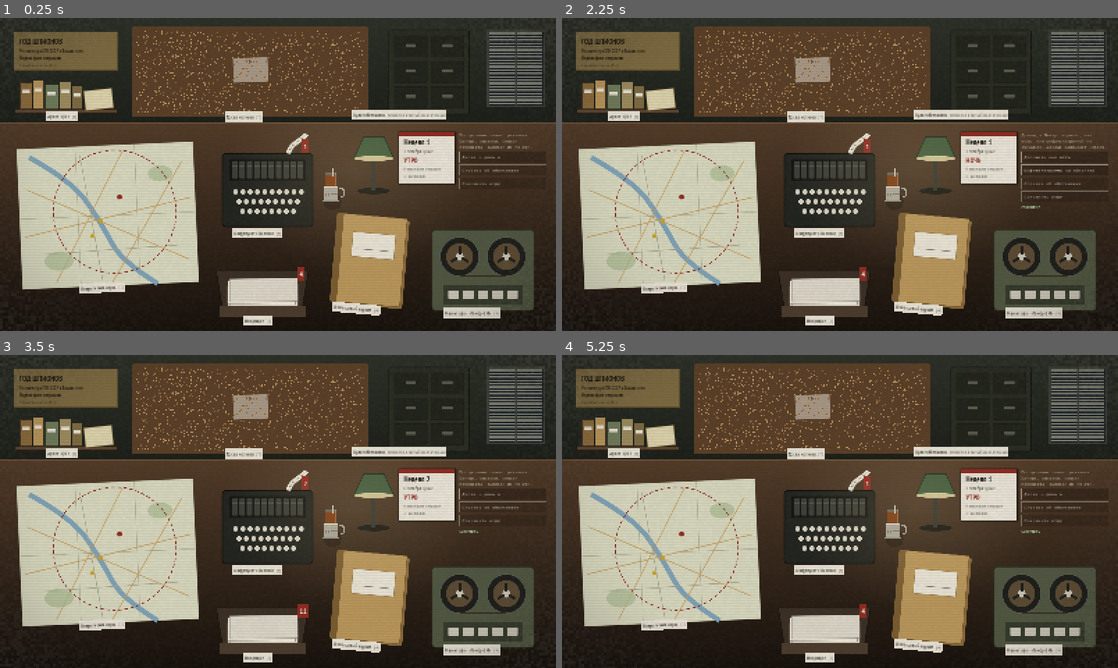
Above: before the commit, frames 1-4 (two rows, left to right).
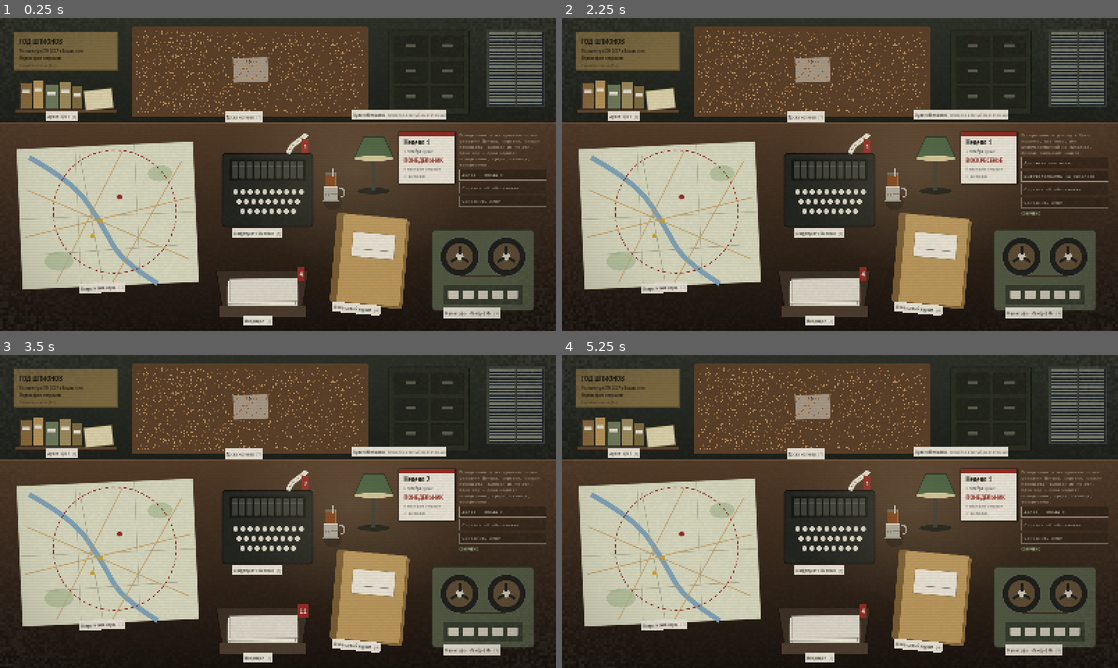
Above: after the commit, the same moments.

Repository: igorverevkin1992/kgb-game
Game: Godot game, scene res://ui/main.tscn
Two runs of this game, one before a commit and one after it. Both use one fixed random seed, a clock stepped at 60 frames per second and the inputs below.
Inputs (mouse positions are in pixels of both pictures, inside the frame that each line leads up to):
- Up to frame 1 (0.25 s): no input
- Up to frame 2 (2.25 s): click "Далее — день »" (after the commit: "Далее — среда »") at 0.5 s; click "Далее — вечер »" (after the commit: "Далее — пятница »") at 1.25 s; click "Далее — ночь »" (after the commit: "Далее — воскресенье »") at 2 s
- Up to frame 3 (3.5 s): click "Доложить как есть" at 2.75 s
- Up to frame 4 (5.25 s): click (628, 389) at 3.5 s; click "Начать заново…" at 4.25 s; click "Начать операцию заново" at 5 s

The runs differ from the first frame. In frame 1, 0.7% of the frame differs, in the area x 72-99%, y 37-61%; in frame 2, 0.9%, in the area x 72-99%, y 36-64%; in frame 3, 0.8%; in frame 4, 0.8%.

Commit message:
Время: части недели — понедельник, среда, пятница, воскресенье; дата на календаре по дню
Co-Authored-By: Claude Opus 5.5 <noreply@anthropic.com>
Claude-Session: https://claude.ai/code/session_01Wngqphuy3LvjXMeo2H9rdm

Diff:
--- a/engine/arrest_window.gd
+++ b/engine/arrest_window.gd
@@ -81,7 +81,7 @@
 	if not open(s, content):
 		return "«Окно арестов» закрыто"
 	if s.phase == "night":
-		return "Ночью меры уже исполняются — решайте утром, днём или вечером"
+		return "В воскресенье меры уже исполняются — решайте в понедельник, среду или пятницу"
 	var c := card(content, id)
 	if c.is_empty():
 		return "Такого дела нет в «Списке»"
--- a/engine/campaign.gd
+++ b/engine/campaign.gd
@@ -33,7 +33,10 @@
 const PHASES := ["morning", "day", "evening", "night"]
 const RISKS := ["sog_heat", "mole_hunt", "treasury", "moscow_pressure"]
 const NEXT_PHASE := {"morning": "day", "day": "evening", "evening": "night"}
-const PHASE_RU := {"morning": "утро", "day": "день", "evening": "вечер", "night": "ночь"}
+## Части недели — дни: понедельник (почта), среда (подготовка), пятница (выходы), воскресенье (доклад).
+const PHASE_RU := {"morning": "понедельник", "day": "среда", "evening": "пятница", "night": "воскресенье"}
+## Сдвиг дня части недели от понедельника (дата на календаре).
+const PHASE_DAY := {"morning": 0, "day": 2, "evening": 4, "night": 6}
 ## Названия мотивов для сообщений игроку (доска мотивов: Д/И/К/С).
 const AXIS_NAME_RU := {"money": "деньги", "ideology": "идеология", "compromise": "компромат", "ego": "самолюбие"}
 const IRONMAN_FLAG := "mode_ironman"
@@ -114,7 +117,7 @@
 	match action.type:
 		"advance_phase":
 			if not NEXT_PHASE.has(s.phase):
-				return _reject(state, "Ночью неделя закрывается докладом в Центр")
+				return _reject(state, "В воскресенье неделя закрывается докладом в Центр")
 			if s.meeting != null:
 				return _reject(state, "Идёт встреча: сделайте вербовочное предложение или прервите контакт")
 			if s.phase == "evening" and not s.planned_ops.is_empty():
@@ -129,7 +132,7 @@
 
 		"plan_op":
 			if s.phase != "day":
-				return _reject(state, "Выходы в город готовят днём, а сейчас %s" % phase_ru)
+				return _reject(state, "Выходы в город готовят в среду, а сейчас %s" % phase_ru)
 			if not available_ops(s, content).any(func(o): return o.op_id == action.op_id):
 				return _reject(state, "Мероприятие «%s» сейчас недоступно" % _op_title(content, action.op_id))
 			if s.planned_ops.size() >= int(content.balance.ops.per_week):
@@ -156,7 +159,7 @@
 
 		"cancel_op":
 			if s.phase != "day":
-				return _reject(state, "Отменить выход можно только днём")
+				return _reject(state, "Отменить выход можно только в среду")
 			if not s.planned_ops.has(action.op_id):
 				return _reject(state, "Этот выход не готовился")
 			s.planned_ops = Util.without(s.planned_ops, action.op_id)
@@ -165,7 +168,7 @@
 
 		"resolve_op":
 			if s.phase != "evening":
-				return _reject(state, "В город выходят вечером, а сейчас %s" % phase_ru)
+				return _reject(state, "В город выходят в пятницу, а сейчас %s" % phase_ru)
 			if not s.planned_ops.has(action.op_id):
 				return _reject(state, "Этот выход не готовился")
 			var who: String = s.routes.get(action.op_id, {}).get("operative", Delegation.RESIDENT)
@@ -186,7 +189,7 @@
 
 		"recruitment":
 			if s.phase != "evening":
-				return _reject(state, "Вербовочные беседы проводятся вечером, а сейчас %s" % phase_ru)
+				return _reject(state, "Вербовочные беседы проводятся в пятницу, а сейчас %s" % phase_ru)
 			var target := target_by_id(content, action.target_id)
 			if target.is_empty() or not s.targets.has(action.target_id):
 				return _reject(state, "Такого кандидата нет")
@@ -315,7 +318,7 @@
 
 		"pay_agent":
 			if s.phase != "day" and s.phase != "evening":
-				return _reject(state, "Выплаты производят днём или вечером, а сейчас %s" % phase_ru)
+				return _reject(state, "Выплаты производят в среду или пятницу, а сейчас %s" % phase_ru)
 			var plan := Finance.plan(s, content, action.get("target_id", ""), int(action.get("amount", 0)), action.get("instrument", ""), int(action.get("parts", 1)))
 			if plan.error != "":
 				return _reject(state, plan.error)
@@ -436,7 +439,7 @@
 			if not rehearsal and int(s.week) < int(e.week):
 				return _reject(state, "Проверка назначена на неделю %d — пока можно провести репетицию" % e.week)
 			if s.phase == "night":
-				return _reject(state, "Ночью проверку не проводят")
+				return _reject(state, "В воскресенье проверку не проводят")
 			p.exam = Polygraph.start_exam(s, content, rehearsal)
 			if rehearsal:
 				p.rehearsals = int(p.rehearsals) + 1
@@ -478,7 +481,7 @@
 
 		"submit_report":
 			if s.phase != "night":
-				return _reject(state, "Доклад в Центр отправляют ночью, а сейчас %s" % phase_ru)
+				return _reject(state, "Доклад в Центр отправляют в воскресенье, а сейчас %s" % phase_ru)
 			var waiting := Decisions.pending(s, content)
 			if not waiting.is_empty():
 				return _reject(state, "Сначала примите решение: «%s»" % waiting[0].title.ru)
@@ -1327,6 +1330,16 @@
 
 
 ## Календарная дата начала недели по start_date акта: {year, month, day}.
+## Дата дня недели: понедельник недели + сдвиг части недели (PHASE_DAY).
+static func phase_date(content: Dictionary, act: int, week: int, phase: String) -> Dictionary:
+	var d := week_date(content, act, week)
+	if d.is_empty():
+		return d
+	var unix := Time.get_unix_time_from_datetime_dict({"year": d.year, "month": d.month, "day": d.day, "hour": 12})
+	var x := Time.get_datetime_dict_from_unix_time(unix + int(PHASE_DAY.get(phase, 0)) * 86400)
+	return {"year": x.year, "month": x.month, "day": x.day}
+
+
 static func week_date(content: Dictionary, act: int, week: int) -> Dictionary:
 	for a in content.campaign.acts:
 		if a.act == act:
--- a/engine/meeting.gd
+++ b/engine/meeting.gd
@@ -64,7 +64,7 @@
 	if s.meeting != null:
 		return "Встреча уже идёт"
 	if s.phase != "day" and s.phase != "evening":
-		return "Разговоры — днём или вечером"
+		return "Разговоры — в среду или пятницу"
 	if s.tapes.any(func(t): return t.dialog_id == dialog_id and t.week == s.week):
 		return "Этот разговор уже был на этой неделе — вернитесь к нему позже"
 	return ""
--- a/i18n/ru.json
+++ b/i18n/ru.json
@@ -24,14 +24,14 @@
   "calendar.label": "Календарь недели",
   "calendar.week": "Неделя {week}",
   "calendar.next": "Далее — {next} »",
-  "phase.morning": "Утро",
-  "phase.day": "День",
-  "phase.evening": "Вечер",
-  "phase.night": "Ночь",
-  "phase.morning.hint": "Поступление почты: указания Центра, справки, сводки перехвата, вырезки из печати.",
-  "phase.day.hint": "Изучение материалов, подготовка выходов в город, проверочные маршруты, выплаты.",
-  "phase.evening.hint": "Выходы в город, встречи с кандидатами, выплаты агентам.",
-  "phase.night.hint": "Доклад в Центр: коротко, как есть, или шифртелеграммой на «Фиалке». Доклад закрывает неделю.",
+  "phase.morning": "Понедельник",
+  "phase.day": "Среда",
+  "phase.evening": "Пятница",
+  "phase.night": "Воскресенье",
+  "phase.morning.hint": "Понедельник — поступление почты: указания Центра, справки, сводки перехвата, вырезки из печати. Один ход — одна неделя: понедельник, среда, пятница, воскресенье.",
+  "phase.day.hint": "Среда — изучение материалов, подготовка выходов в город, проверочные маршруты, выплаты.",
+  "phase.evening.hint": "Пятница — выходы в город, встречи с кандидатами, выплаты агентам.",
+  "phase.night.hint": "Воскресенье — доклад в Центр: коротко, как есть, или шифртелеграммой на «Фиалке». Доклад закрывает неделю.",
   "report.truth": "Доложить как есть",
   "report.truth.hint": "Короткий доклад без прикрас: результаты и срывы недели как они есть. Срывы вызовут недовольство Центра.",
   "risk.sog_heat": "Наружка ФБР",
@@ -71,7 +71,7 @@
   "inbox.object": "Лоток утренней почты",
   "inbox.hint": "Справки, ориентировки, сводки перехвата и вырезки из печати за эту и прошлые недели",
   "inbox.pick": "Выберите документ слева.",
-  "inbox.allRead": "Всё изучено. Почта поступит утром.",
+  "inbox.allRead": "Всё изучено. Почта поступит в понедельник.",
   "map.noOps": "На этой неделе выходов в город нет.",
   "mice.unknown": "?",
   "mice.hypothesis": "гипотеза",
@@ -108,8 +108,8 @@
   "sdr.cancel": "Отменить",
   "sdr.depart": "Выехать »",
   "sdr.evening.title": "Вечер: выходы в город",
-  "sdr.evening.none": "На вечер выходов нет. Маршруты прокладывают днём.",
-  "sdr.idle": "Маршруты прокладывают днём, в город выходят вечером.",
+  "sdr.evening.none": "На пятницу выходов нет. Маршруты прокладывают в среду.",
+  "sdr.idle": "Маршруты прокладывают в среду, в город выходят в пятницу.",
   "sdr.run.rule": "Один раз — совпадение, дважды — работа противника. Заметили повтор — уходите на бытовое прикрытие.",
   "sdr.run.next": "Ехать к следующей точке",
   "sdr.run.abort": "Уйти на бытовое прикрытие",
@@ -259,7 +259,7 @@
   "cipher.effects": "Сразу: доверие Центра {trust}, давление Центра {pressure}.",
   "cipher.lieRisk": "Сверка докладов на {week}-й неделе: обман вскроется с вероятностью {pct}% — тогда доверие {trust}, давление {pressure}.",
   "cipher.send": "Зашифровать и отправить",
-  "cipher.sendAtNight": "Шифртелеграмму отправляют ночью, по итогам недели.",
+  "cipher.sendAtNight": "Шифртелеграмму отправляют в воскресенье, по итогам недели.",
   "fact.op_done.as_is": "Проведено мероприятие «{name}».",
   "fact.op_done.embellish": "Проведено мероприятие «{name}». Получены ценные сведения о противнике.",
   "fact.op_aborted.as_is": "Мероприятие «{name}» отменено в связи с выявлением наружного наблюдения на проверочном маршруте.",
@@ -327,7 +327,7 @@
   "dialog.forward": "Вперёд »",
   "dialog.nextSlip": "К оговорке [пробел]",
   "dialog.closeTape": "Снять плёнку",
-  "dialog.intro": "Встречи назначают на вечер, после утверждения заключения по делу. Тон ответа и сведения из дела влияют на психологический контакт и настороженность собеседника; пороги видны на шкалах.",
+  "dialog.intro": "Встречи назначают на пятницу, после утверждения заключения по делу. Тон ответа и сведения из дела влияют на психологический контакт и настороженность собеседника; пороги видны на шкалах.",
   "dialog.recruited": "Завербован",
   "dialog.lost": "Подход не удался",
   "dialog.state": "Контакт {r}% · Настороженность {a}%",
@@ -372,7 +372,7 @@
   "finance.total": "Итог: финансовый след {trace}, образ жизни {life}, лояльность {loyal}.",
   "finance.noCtr": "Отчётов 4789 не будет.",
   "finance.send": "Произвести выплату",
-  "finance.whenPay": "Выплаты производят днём или вечером.",
+  "finance.whenPay": "Выплаты производят в среду или пятницу.",
   "event.tranche_sent": "Выплата {usd} агенту {name}: {how}",
   "event.tranche_delivered": "Агент получил {usd}: {name}",
   "event.ctr_filed": "Банк подал форму 4789 на вклад {usd}: {name}",
@@ -505,7 +505,7 @@
   "counterintel.quota.failed": "сорвана",
   "counterintel.quota.contested": "оспорена",
   "counterintel.counts": "Арестовано: {arrested} · реализовано: {realized} из {of}",
-  "counterintel.tonight": "Этой ночью арестов без «Ховарда»: {n} (больше {max} — каскад)",
+  "counterintel.tonight": "В это воскресенье арестов без «Ховарда»: {n} (больше {max} — каскад)",
   "counterintel.next": "Квота Центра к неделе {week}: {text} ({done} из {need})",
   "counterintel.contest": "Оспорить квоту шифрограммой ({fx})",
   "counterintel.contestYes": "Центр согласится, Доверие −{d}",
@@ -532,7 +532,7 @@
   "counterintel.game.yes": "Годится для оперативной игры: можно не арестовывать, а кормить ЦРУ дезинформацией.",
   "counterintel.game.no": "Для оперативной игры не годится.",
   "counterintel.status.pending": "Решение не принято",
-  "counterintel.status.arrest": "Арест этой ночью",
+  "counterintel.status.arrest": "Арест в воскресенье",
   "counterintel.status.prep": "Готовится провал",
   "counterintel.status.game_plan": "Игра — с этой ночи",
   "counterintel.status.arrested": "Арестован",
@@ -540,12 +540,12 @@
   "counterintel.status.game": "Оперативная игра",
   "counterintel.status.fake": "Подделка выявлена",
   "counterintel.status.fake_arrested": "Арест подделки",
-  "counterintel.action.arrest": "Арестовать этой ночью",
+  "counterintel.action.arrest": "Арестовать в воскресенье",
   "counterintel.action.natural": "Готовить естественный провал (неделя)",
   "counterintel.action.game": "Оперативная игра",
   "counterintel.action.cancel": "Отменить меру",
   "counterintel.cascade": "каскад тревоги в Лэнгли",
-  "counterintel.nightNote": "Ночью меры уже исполняются. Решайте утром, днём или вечером.",
+  "counterintel.nightNote": "В воскресенье меры уже исполняются. Решайте в понедельник, среду или пятницу.",
   "event.list_planned": "«Окно арестов»: мера по делу «{name}» — {action}",
   "event.list_arrested": "Арестован «{name}»",
   "event.list_game": "«{name}» переведён в оперативную игру",
--- a/tests/test_finance.gd
+++ b/tests/test_finance.gd
@@ -89,7 +89,7 @@
 	has_text(_do(s, H.pay(V, 999999)).error, "В валютных средствах только")
 	has_text(_do(s, H.pay(V, 0)).error, "больше нуля")
 	var night: Dictionary = _do(s, H.NEXT).state
-	has_text(_do(night, H.pay(V)).error, "днём или вечером")
+	has_text(_do(night, H.pay(V)).error, "в среду или пятницу")
 
 
 func test_unpaid_promise_and_reports() -> void:
--- a/tests/test_telemetry.gd
+++ b/tests/test_telemetry.gd
@@ -30,13 +30,13 @@
 	var s := H.fresh()
 	t.start_session(s, "")
 	t.action({"type": "advance_phase"}, "", [{"type": "phase_changed"}], s, "")
-	t.action({"type": "plan_op"}, "Выходы в город готовят днём, а сейчас утро", [], s, "map")
+	t.action({"type": "plan_op"}, "Выходы в город готовят в среду, а сейчас понедельник", [], s, "map")
 	t.stuck(s, "map")
 	var lines := FileAccess.get_file_as_string(t.path).split("\n", false)
 	eq(lines.size(), 4)
 	var last = JSON.parse_string(lines[-1])
 	eq(last.type, "stuck")
 	eq(last.ctx.view, "map")
-	ok(String(JSON.parse_string(lines[2]).get("err", "")).contains("днём"))
+	ok(String(JSON.parse_string(lines[2]).get("err", "")).contains("в среду"))
 	DirAccess.remove_absolute(t.path)
 	t.free()
--- a/tests/ui/scenes_art.gd
+++ b/tests/ui/scenes_art.gd
@@ -7,7 +7,7 @@
 	ok(exists("crt"), "ЭЛТ-эффект включён по умолчанию")
 	has_text("act", "Первая фаза операции")
 	has_text("desk-object-counterintel", "Откроется в третьей фазе операции")
-	has_text("advance-phase", "Далее — день")
+	has_text("advance-phase", "Далее — среда")
 	await shot("desk-crt")
 	await key(KEY_ESCAPE)
 	await press("service-tab-settings")
--- a/tests/ui/scenes_desk.gd
+++ b/tests/ui/scenes_desk.gd
@@ -84,8 +84,8 @@
 func scene_week_flow_and_analyst() -> void:
 	await start()
 	has_text("calendar-week", "Неделя 1")
-	has_text("calendar-phase", "УТРО")
-	for p in ["ДЕНЬ", "ВЕЧЕР", "НОЧЬ"]:
+	has_text("calendar-phase", "ПОНЕДЕЛЬНИК")
+	for p in ["СРЕДА", "ПЯТНИЦА", "ВОСКРЕСЕНЬЕ"]:
 		await press("advance-phase")
 		has_text("calendar-phase", p)
 	ok(not exists("advance-phase"), "ночью вместо кнопки — донесение")
--- a/tests/ui/scenes_map.gd
+++ b/tests/ui/scenes_map.gd
@@ -90,7 +90,7 @@
 	await press("sdr-done")
 	await key(KEY_ESCAPE)
 	await press("advance-phase")
-	has_text("calendar-phase", "НОЧЬ")
+	has_text("calendar-phase", "ВОСКРЕСЕНЬЕ")
 
 
 func scene_abort_mid_route() -> void:
--- a/tests/ui/scenes_service.gd
+++ b/tests/ui/scenes_service.gd
@@ -43,7 +43,7 @@
 	has_text("checkpoints", "Неделя 6")
 	await press("load-checkpoint-a1-w6")
 	has_text("calendar-week", "Неделя 6")
-	has_text("calendar-phase", "УТРО")
+	has_text("calendar-phase", "ПОНЕДЕЛЬНИК")
 
 
 func scene_ironman() -> void:
--- a/ui/calendar.gd
+++ b/ui/calendar.gd
@@ -24,7 +24,7 @@
 	var week := Style.label(T.t("calendar.week", {"week": s.week}), Style.form(true), 22, Style.INK, false)
 	week.name = "calendar-week"
 	v.add_child(week)
-	v.add_child(Style.label(Fmt.date(Campaign.week_date(Game.content, s.act, s.week)), Style.form(), 14, Color(Style.INK, 0.75), false))
+	v.add_child(Style.label(Fmt.date(Campaign.phase_date(Game.content, s.act, s.week, s.phase)), Style.form(), 14, Color(Style.INK, 0.75), false))
 	var phase := Style.label(T.t("phase." + s.phase).to_upper(), Style.form(true), 20, Style.STAMP_RED, false)
 	phase.name = "calendar-phase"
 	v.add_child(phase)
--- a/ui/cipher_view.gd
+++ b/ui/cipher_view.gd
@@ -287,7 +287,7 @@
 	v.custom_minimum_size.x = RIGHT_W - 72
 	var w := RIGHT_W - 72
 	v.add_child(Style.label(T.t("cipher.gramHead").to_upper(), Style.form(true), 22, Style.INK))
-	v.add_child(Style.label(T.t("cipher.gramTo", {"week": s.week, "date": Fmt.date(Campaign.week_date(content, s.act, s.week))}), Style.mono(), 14, Color(Style.INK, 0.7)))
+	v.add_child(Style.label(T.t("cipher.gramTo", {"week": s.week, "date": Fmt.date(Campaign.phase_date(content, s.act, s.week, "night"))}), Style.mono(), 14, Color(Style.INK, 0.7)))
 	v.add_child(Style.hline(Color(Style.INK, 0.3)))
 	v.add_child(Style.para(T.t("cipher.gramHint"), w, Style.mono(), 13, Color(Style.INK, 0.75)))
 
